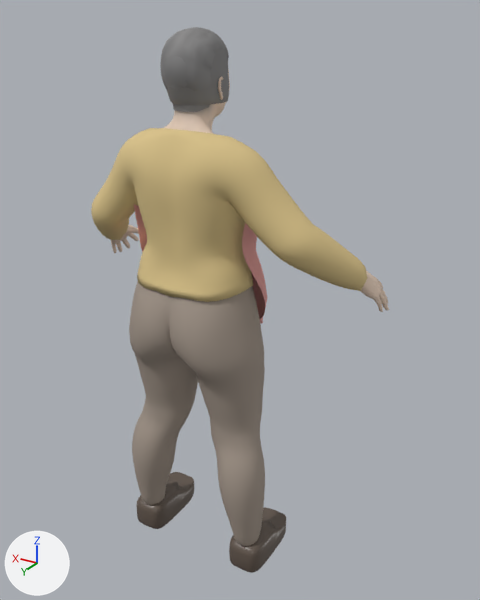
What one commit did to the glTF model assets/people/mother.glb.
Before and after are seen from a 50 mm lens placed at (-0.901, 1.244, 1.45), pointed at (-0.062, -0.154, 0.751). The axes (+X, +Y, +Z) are drawn at lower left. The lights are the same throughout. The picture after the commit comes second. Vertices at exactly the same position are counted once.

In view in the first picture: 'Bob', 'Body', 'Hair', 'Outer', 'Pants', 'Shoe_l', 'Shoe_r', 'Top'.
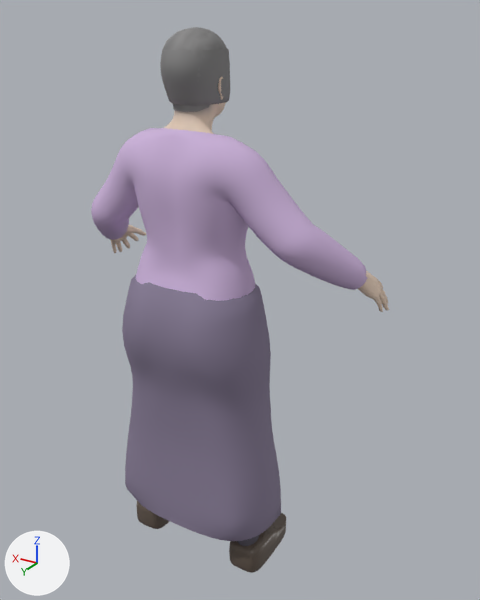
Changed parts and their boxes (x1, y1, x2, y2) in the pictures (480 x 600 px; the box of a moved part takes in the faces that stretch with it):
'Skirt', added
    after: (122, 275, 281, 541)
'Top', recoloured, reshaped (yellow to purple)
    before: (91, 128, 368, 302)
    after: (91, 128, 368, 301)
'Pants', recoloured
    both: (237, 535, 259, 546)
'Outer', deleted (mostly hidden)
    before: (134, 204, 267, 323)
part 1 of me_pants, built on
    before: (131, 281, 260, 343)
part 2 of me_top, moved or reshaped
    before: (137, 256, 253, 302)
    after: (136, 256, 255, 301)
'Shoe_l', unchanged, covered by the edit
    before: (137, 472, 194, 529)
    after: (137, 501, 170, 529)

Diff of the bpy script that builds the scene:
```diff
--- a/assets/people/mother.glb.py
+++ b/assets/people/mother.glb.py
@@ mat_pants @@
 mat_pants = principled_material('Pants')
-mat_pants.base_color = (0.36, 0.3, 0.25)  # grey #a29589
+mat_pants.base_color = (0.1, 0.09, 0.12)  # dark grey #595561
 mat_pants.roughness = 0.85
@@ mat_top @@
 mat_top = principled_material('Top')
-mat_top.base_color = (0.72, 0.56, 0.26)  # yellow #ddc58b
+mat_top.base_color = (0.62, 0.46, 0.72)  # purple #ceb5dd
 mat_top.roughness = 0.9
@@ mat_skirt @@
+mat_skirt = principled_material('Skirt')
+mat_skirt.base_color = (0.24, 0.2, 0.3)  # greyish purple #867c95
+mat_skirt.roughness = 0.85
@@ me_pants @@
 # used by ob_pants; location = (0.0, 0.0, 0.0)
-me_pants.from_pydata(...)  # 1522 vertices, 2950 faces; spans x -0.211..0.211, y -0.157..0.096, z 0.088..0.881
+me_pants.from_pydata(...)  # 1384 vertices, 2674 faces; spans x -0.211..0.211, y -0.154..0.096, z 0.088..0.811
+# me_pants part 1
+# 188 vertices are removed from x -0.164..0.164, y -0.157..0.072, z 0.782..0.881
+# 375 faces are deleted
+# 4 vertices in x -0.154..0.154, y 0.029..0.081, z 0.758..0.786 move by (0.0, 0.0, -0.001)
+# 4 vertices in x -0.168..-0.039, y -0.084..0.082, z 0.766..0.79 move by (0.001, 0.0, -0.001)
+# 4 vertices in x -0.059..0.059, y -0.152..-0.146, z 0.772..0.78 move by (0.0, 0.001, 0.001)
+# 4 vertices in x 0.039..0.168, y -0.084..0.082, z 0.766..0.79 move by (-0.001, 0.0, -0.001)
+# 15 vertices move from x -0.171..0.171, y -0.152..0.081, z 0.768..0.789 to x -0.17..0.17, y -0.151..0.08, z 0.768..0.788
+# 50 vertices are added at x -0.153..0.153, y -0.154..0.071, z 0.781..0.811
+# 99 new faces join them
 me_pants.materials.append(mat_pants)
@@ me_top @@
 # used by ob_top; location = (0.0, 0.0, 0.0)
-me_top.from_pydata(...)  # 2375 vertices, 4604 faces; spans x -0.407..0.407, y -0.194..0.068, z 0.828..1.213
+me_top.from_pydata(...)  # 2480 vertices, 4812 faces; spans x -0.407..0.407, y -0.194..0.093, z 0.747..1.213
+# me_top part 2: 114 vertices moved from x -0.155..0.155, y -0.159..0.068, z 0.828..0.882 to x -0.157..0.157, y -0.161..0.069, z 0.829..0.883; 50 vertices removed from x -0.148..0.11, y -0.158..0.062, z 0.837..0.861; 155 vertices added at x -0.163..0.163, y -0.164..0.093, z 0.747..0.862
+# other edits to the shape of me_top do not show in these pictures
 me_top.materials.append(mat_top)
@@ me_skirt @@
+me_skirt.from_pydata(...)  # 690 vertices, 1304 faces; spans x -0.24..0.24, y -0.17..0.11, z 0.145..0.852
+me_skirt.materials.append(mat_skirt)  # greyish purple #867c95
@@ ob_outer @@
-ob_outer = bpy.data.objects.new('Outer', me_outer)
-ob_outer.location = (0.0, 0.0, 0.0)
@@ ob_skirt @@
+ob_skirt = bpy.data.objects.new('Skirt', me_skirt)
+ob_skirt.location = (0.0, 0.0, 0.0)
```
